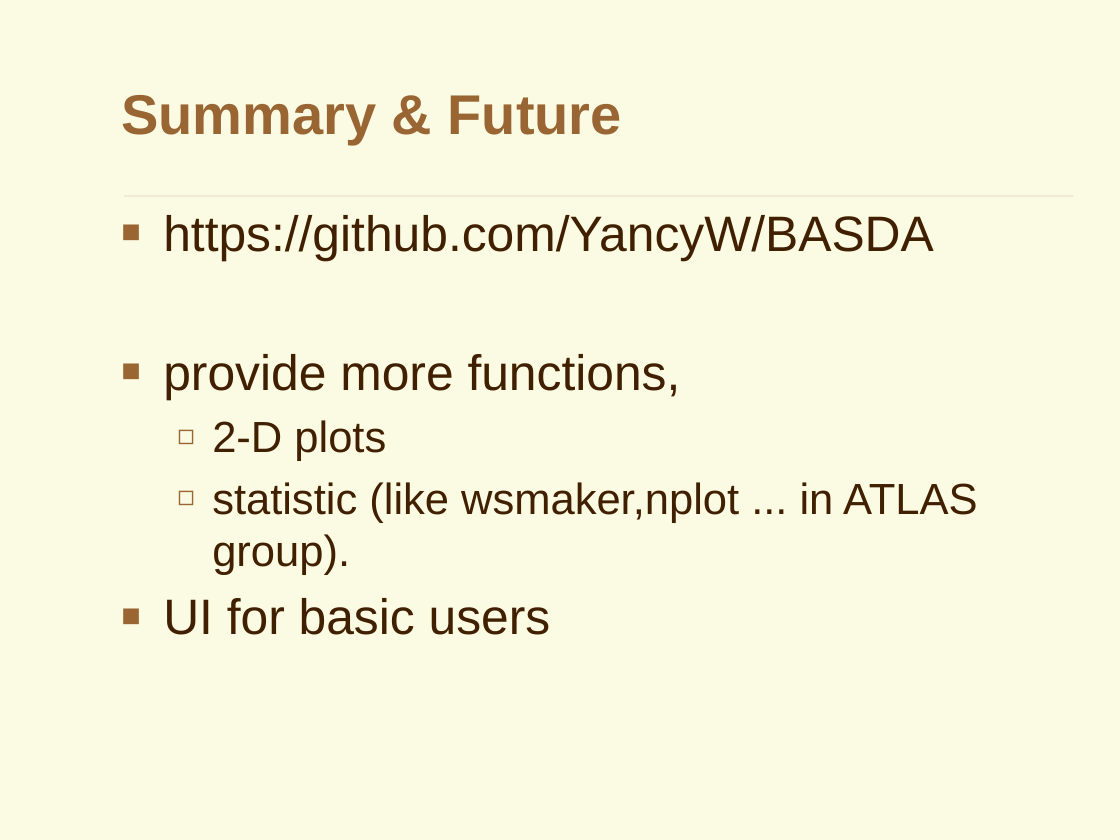
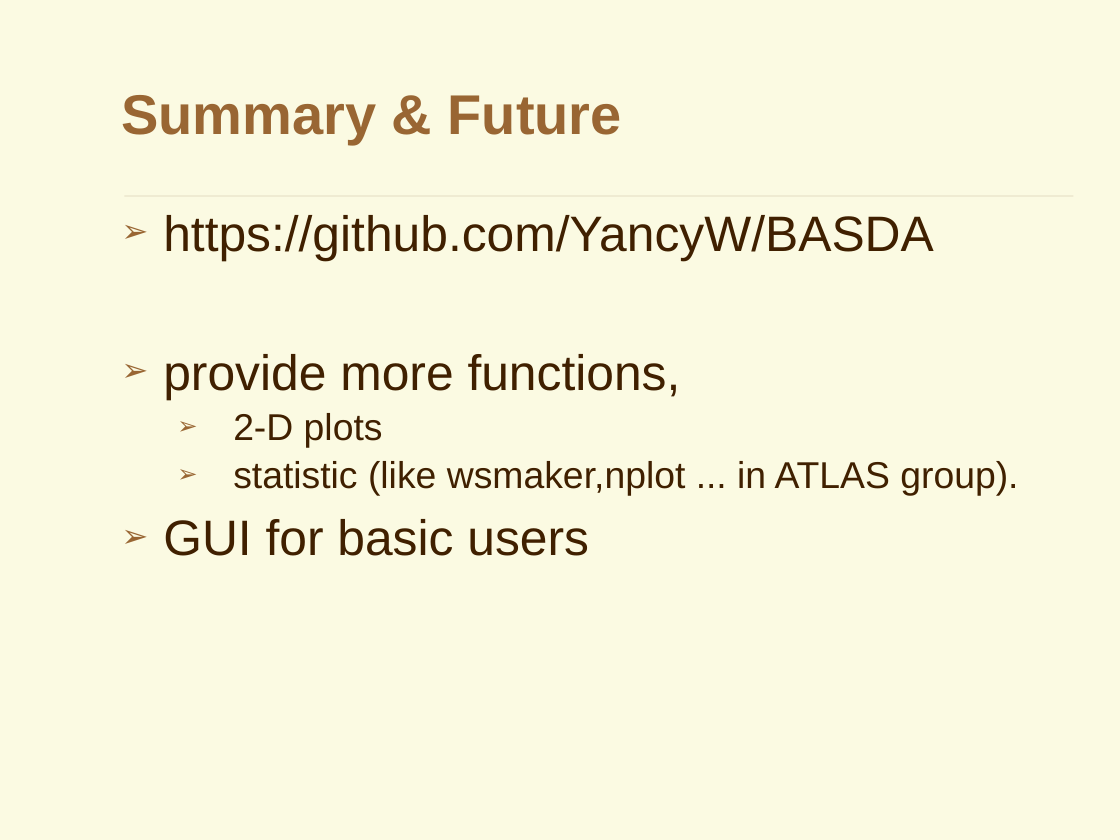
Before and after one commit to YancyW/BASDA, a slide deck: slide 36 of doc/BASDA_Introduction.pptx (slide 29 before the commit). Drawn at 1120x840 pixels with LibreOffice and Linux fonts; fonts in the diff are those of the drawing; background and template pictures are left out. Boxes give left, top, right and bottom in pixels: in the first picture for what was removed or moved away, otherwise in the second. Text is boxed around its words. In the diff, an @@ line names an element or a change of style, - is before the commit and + after.

```diff
--- a/doc/BASDA_Introduction.pptx
+++ b/doc/BASDA_Introduction.pptx
@@ text at box(163, 215, 1018, 495): size 28 to 24 pt in "2-D plots", "statistic (like wsmaker,nplot ... in ATLAS group)."; bullet ■ to ➢; bullet ◻ to ➢; line spacing 1 to 0.9 @@
@@ text at box(163, 519, 589, 556): text changed @@
-■ UI for basic users
+➢ GUI for basic users
```
Also in this commit, not shown: 8 other slides changed, 10 slides added, 3 other files.
